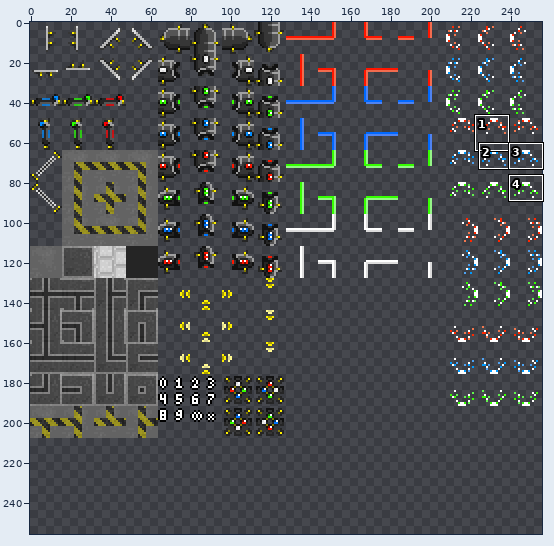
One commit to this sprite sheet: sprites.png. Above: a wide view before the commit, with the close-up outlined.
Close-up. Before:
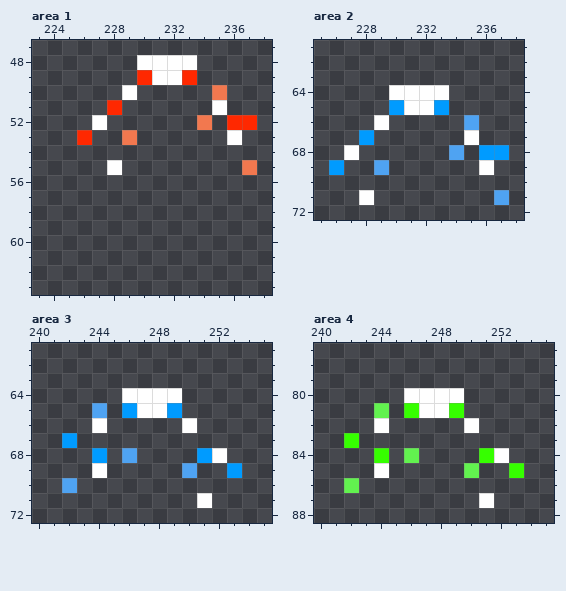
The file is 512x512 pixels, drawn in blocks of 2x2; one block is one cell here. Colours within 5 levels of each other are drawn and written as one. Shown: area 1: x 223..238, y 47..63; area 2: x 225..238, y 61..72; area 3: x 240..255, y 61..72; area 4: x 240..255, y 77..88. The commit also changed other parts of the picture, which this record leaves out.
The same view after the edit:
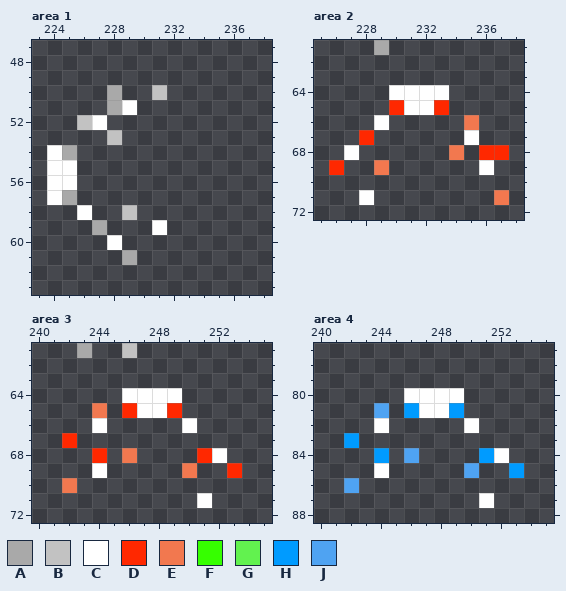
Palette (. is transparent): A #a9a9a9  B #c2c2c2  C #ffffff  D #ff2800  E #f2784f  F #36ff00  G #62f24f  H #009bff  J #4fa3f2
What changed:
Area 1:
Colour A is added in row 50 at x 228; in row 54 at x 225; in row 57 at x 225; in row 59 at x 227; in row 61 at x 229.
Colour A replaces colour D in row 51 at x 228.
Colour B is added in row 50 at x 231; in row 52 at x 226; in row 53 at x 228; in row 58 at x 229.
Colour C is added in row 51 at x 229; in row 54 at x 224; in rows 55 to 56 at x 224 to 225; in row 57 at x 224; in row 58 at x 226; in row 59 at x 231.
Colour C is added in row 60 at x 228.
Colour C is gone in row 48 at x 230 to 233; in row 49 at x 231 to 232; in row 50 at x 229; in row 51 at x 235; in row 53 at x 236; in row 55 at x 228.
Colour D is gone in row 49 at x 230 and 233; in row 52 at x 236 to 237; in row 53 at x 226.
Colour E is gone in row 50 at x 235; in row 52 at x 234; in row 53 at x 229; in row 55 at x 237.
Area 2:
Colour A is added in row 61 at x 229.
Colour D replaces colour H in row 65 at x 230 and 233; in row 67 at x 228; in row 68 at x 236 to 237; in row 69 at x 226.
Colour E replaces colour J in row 66 at x 235; in row 68 at x 234; in row 69 at x 229; in row 71 at x 237.
Area 3:
Colour A is added in row 61 at x 243.
Colour B is added in row 61 at x 246.
Colour D replaces colour H in row 65 at x 246 and 249; in row 67 at x 242; in row 68 at x 244 and 251; in row 69 at x 253.
Colour E replaces colour J in row 65 at x 244; in row 68 at x 246; in row 69 at x 250; in row 70 at x 242.
Area 4:
Colour H replaces colour F in row 81 at x 246 and 249; in row 83 at x 242; in row 84 at x 244 and 251; in row 85 at x 253.
Colour J replaces colour G in row 81 at x 244; in row 84 at x 246; in row 85 at x 250; in row 86 at x 242.
Boxes around the changes in both close-ups, in picture pixels (x1, y1, x2, y2):
changed: (47, 55, 257, 265)
changed: (329, 40, 509, 205)
changed: (62, 343, 242, 493)
changed: (344, 403, 524, 493)
